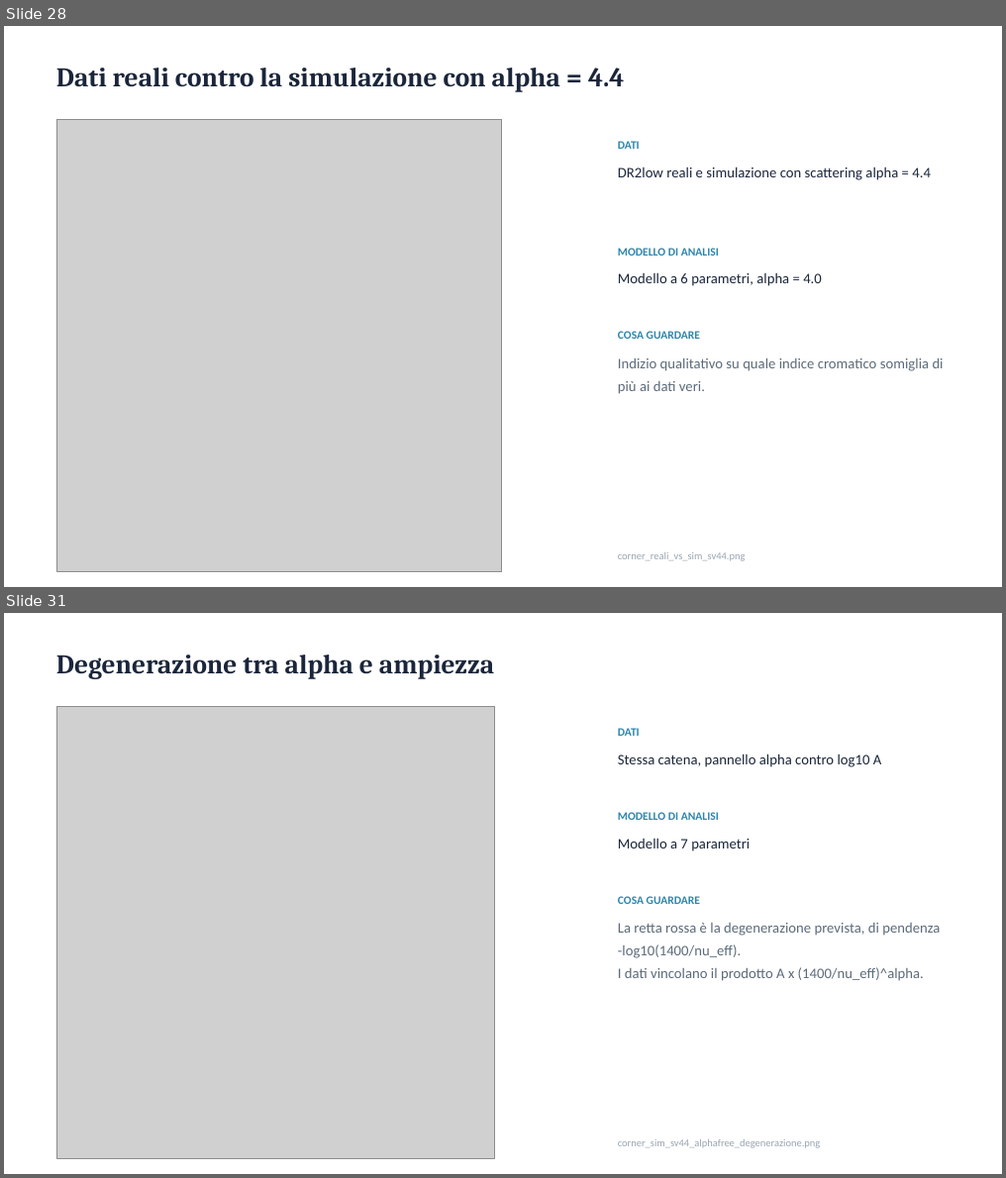
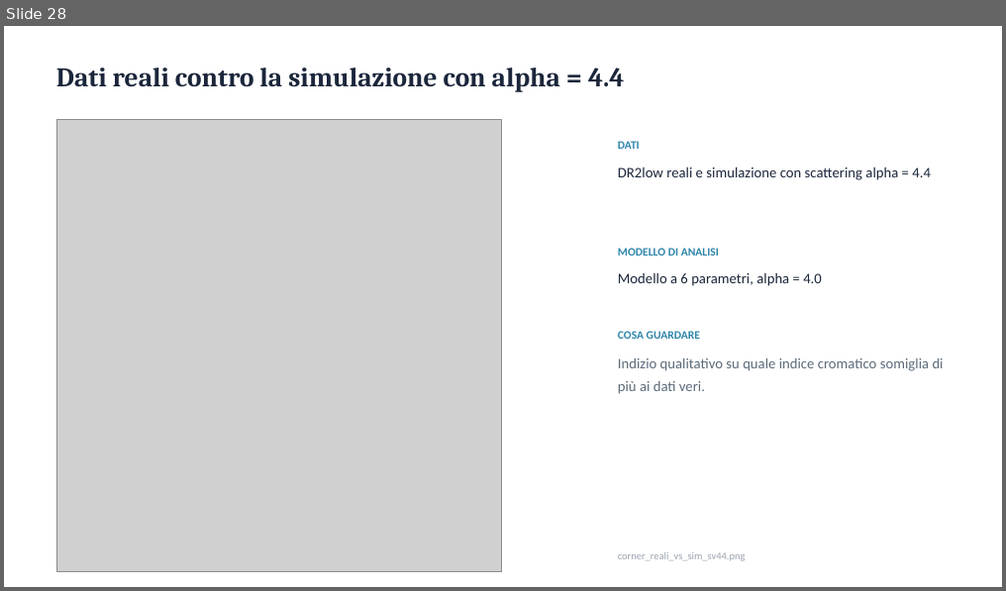
Before and after one commit to caivanolorenzo35-design/Tesi-PTA, a slide deck: Tesi_J1640_grafici.pptx. Shown one above the other, each under a label of ours: slides 28 and 31 before the commit, slide 28 after it; the slides between them are not shown. The pictures are 1006x1178 and 1006x591 pixels, drawn with LibreOffice and Linux fonts; fonts in the diff are those of the drawing; grey boxes stand for pictures. Boxes give left, top, right and bottom in pixels: in the first picture for what was removed or moved away, otherwise in the second. Text is boxed around its words. In the diff, an @@ line names an element or a change of style, - is before the commit and + after.

Commit message:
Band noise: simulazioni a 50 componenti, sezioni 40 vs 50 nei notebook 16-18, modello a 8 parametri (notebook 19 sim, 20 reali)

```diff
--- a/Tesi_J1640_grafici.pptx
+++ b/Tesi_J1640_grafici.pptx
@@ slide 31 removed at (x1=4, y1=613, x2=1002, y2=1174), background #FFFFFF @@
@@ text removed at (x1=56, y1=655, x2=494, y2=679) @@
-Degenerazione tra alpha e ampiezza
@@ picture removed at (x1=56, y1=707, x2=495, y2=1159) @@
@@ text removed at (x1=618, y1=728, x2=640, y2=736) @@
-DATI
@@ text removed at (x1=618, y1=754, x2=881, y2=767) @@
-Stessa catena, pannello alpha contro log10 A
@@ text removed at (x1=618, y1=812, x2=719, y2=820) @@
-MODELLO DI ANALISI
@@ text removed at (x1=618, y1=838, x2=749, y2=852) @@
-Modello a 7 parametri
@@ text removed at (x1=618, y1=896, x2=700, y2=904) @@
-COSA GUARDARE
@@ text removed at (x1=618, y1=923, x2=940, y2=981) @@
-La retta rossa è la degenerazione prevista, di pendenza -log10(1400/nu_eff).
-I dati vincolano il prodotto A x (1400/nu_eff)^alpha.
@@ text removed at (x1=618, y1=1140, x2=820, y2=1149) @@
-corner_sim_sv44_alphafree_degenerazione.png
```
Also in this commit, not shown: 6 slides changed, 2 slides added, 1 other slide removed, 59 other files.
